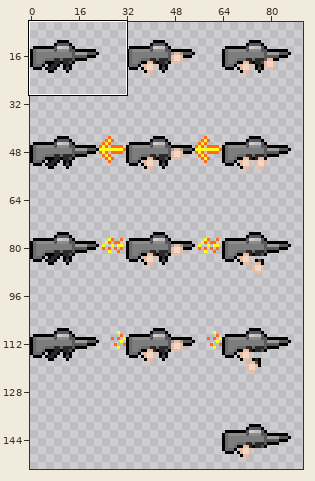
Sprite sheet: FredflixAndChell/FredFlixAndChell.CrossPlatform/Content/textures/guns/m4.png. The first picture is a wide view before the edit; the outline marks the close-up.
Close-up. Before the commit:
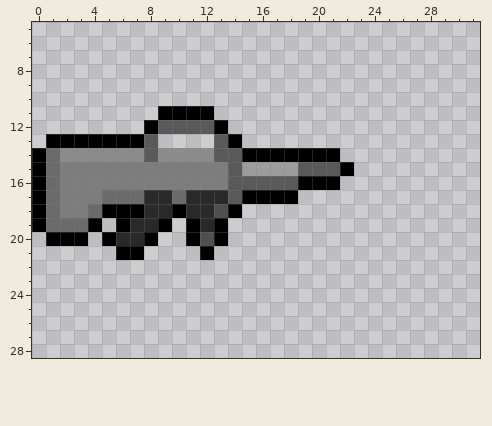
The file is 256x256 pixels. Shown: x 0..31, y 5..28. The wide view leaves out empty margins.
New version:
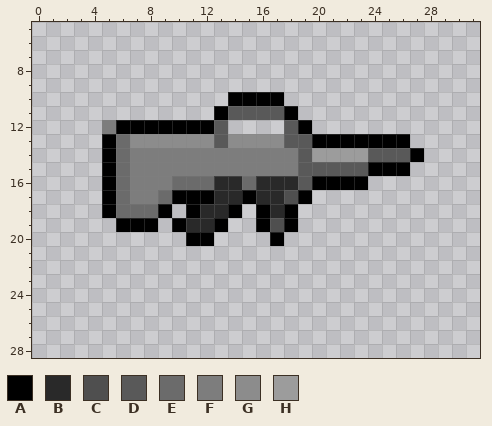
Palette (. is transparent): A #000000  B #292929  C #4f4f4f  D #595959  E #6b6b6b  F #7d7d7d  G #8c8c8c  H #9c9c9c
What changed:
y 10: x 14..17 .... -> AAAA
y 11: x 9..18 AAAA...... -> ....ADDDDA
y 12: x 5..7 ... -> FAA; x 9..13 DDDDA -> AAAAD; x 18..19 .. -> DA
y 13: x 1..4 AAAA -> ....; x 6..12 AAD.... -> EGGGGGG; x 14..26 A............ -> GGGGDDAAAAAAA
y 14: x 0..27 AEGGGGGGDGGGGDDAAAAAAA...... -> .....AEFFFFFFFFFFFFDHHHHDDDA
y 15: x 0..6 AEFFFFF -> .....AE; x 14..18 DHHHH -> FFFFF; x 22..26 A.... -> DDAAA
y 16: x 0..6 AEFFFFF -> .....AE; x 10..19 FFFFDDDDDA -> EEEBBEBBBD; x 22..23 .. -> AA
y 17: x 0..5 AEFFFE -> .....A; x 7..12 EBBEBB -> FFEAAA; x 14 D -> B; x 16..19 AAA. -> BBCA
y 18: x 0..4 AEFFE -> .....; x 6..11 AABBAB -> EEEA.A; x 13 C -> B; x 16..18 ... -> ABA
y 19: x 0..4 AEEEA -> .....; x 7..11 BBA.A -> AA.AB; x 16..18 ... -> ACA
y 20: x 1..3 AAA -> ...; x 5..8 ABBA -> ....; x 12..13 CA -> A.; x 17 . -> A
y 21: x 6..7 AA -> ..; x 12 A -> .
